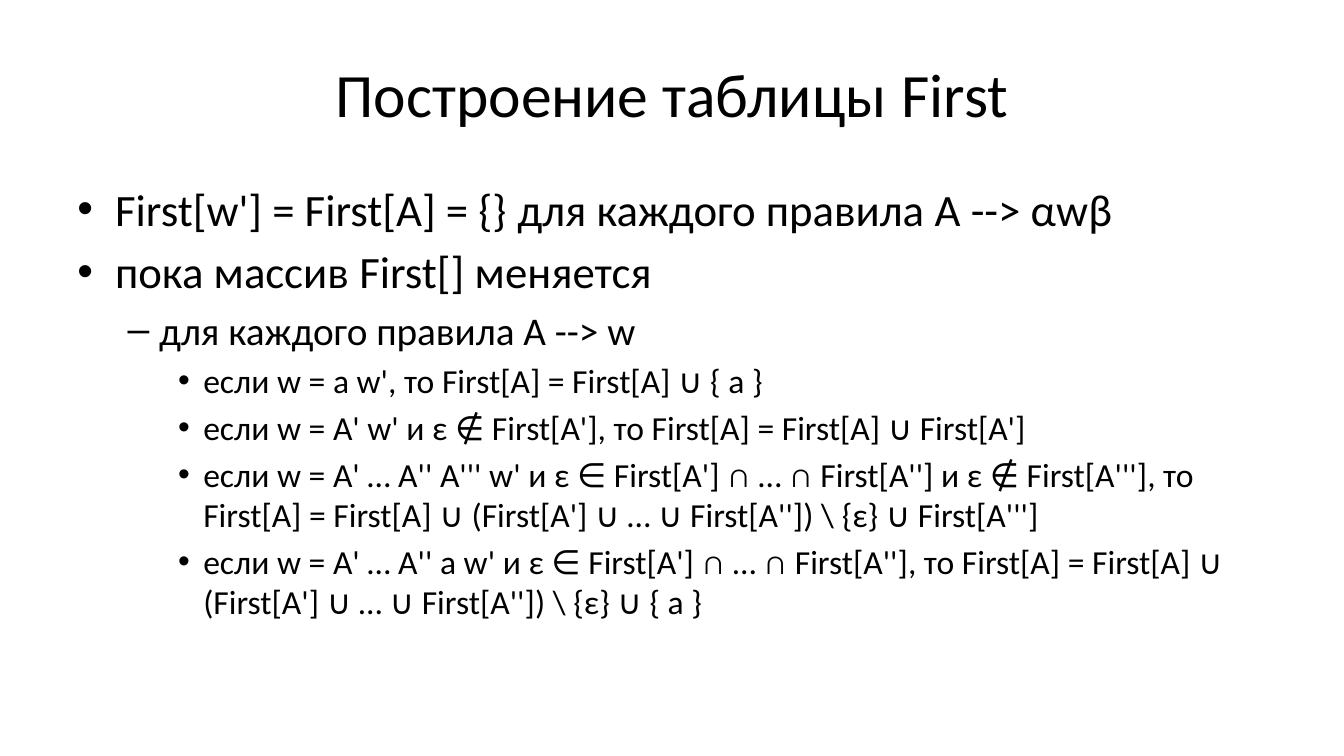
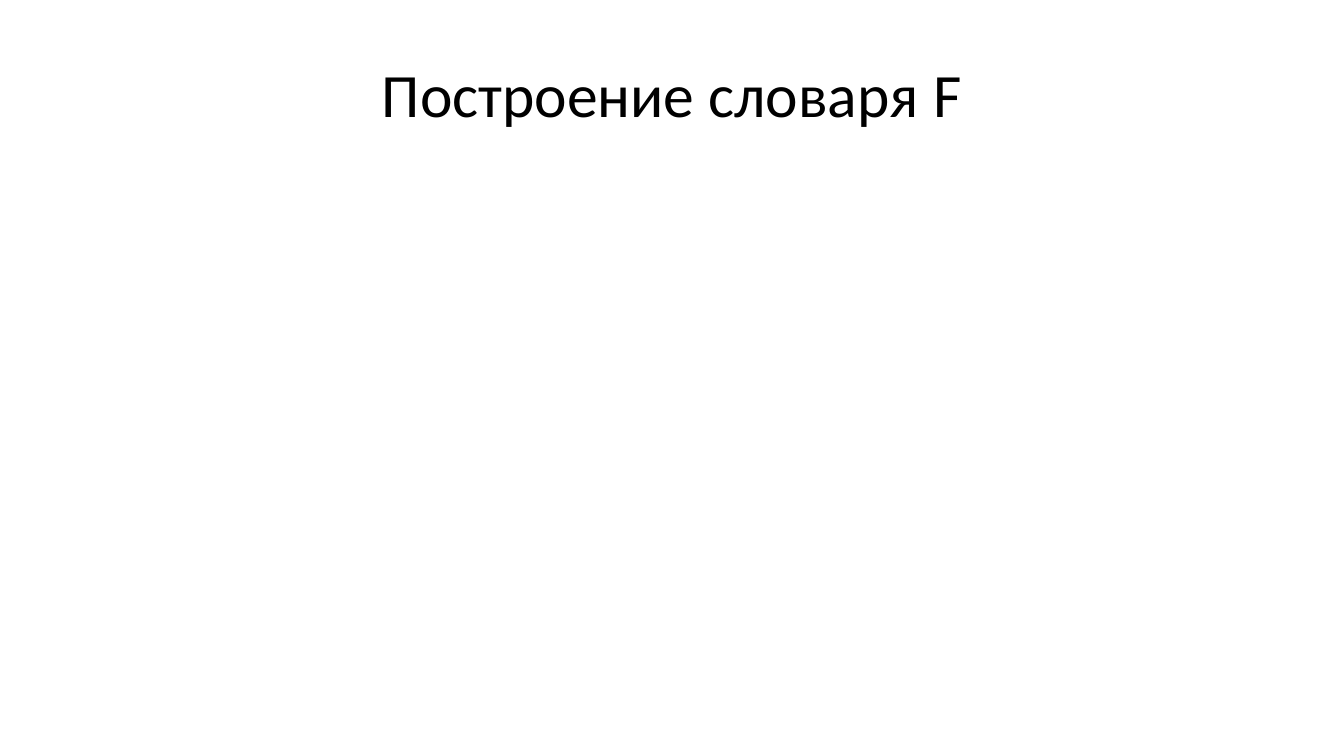
Before and after one commit to Evgueni-Petrov-aka-espetrov/Algorithms-and-Programming-in-C-pptx, a slide deck: slide 166 of 24 Элементы теории языков.pptx (slide 24 before the commit). Drawn at 1344x756 pixels with LibreOffice and Linux fonts; fonts in the diff are those of the drawing. Boxes give left, top, right and bottom in pixels: in the first picture for what was removed or moved away, otherwise in the second. Text is boxed around its words. In the diff, an @@ line names an element or a change of style, - is before the commit and + after.

Commit message:
добавил построение первого и следующего наборов и таблицы грамматики; сделал более понятный вывод в примерах

```diff
--- a/24 Элементы теории языков.pptx
+++ b/24 Элементы теории языков.pptx
@@ title at (382, 77, 962, 127): text changed @@
-Построение таблицы First
+Построение словаря F
@@ text removed at (115, 193, 1193, 619) @@
-• First[w'] = First[A] = {} для каждого правила A --> αwβ
-• пока массив First[] меняется
-  – для каждого правила A --> w
-    • если w = a w', то First[A] = First[A] ∪ { a }
-    • если w = A' w' и ε ∉ First[A'], то First[A] = First[A] ∪ First[A']
-    • если w = A' … A'' A''' w' и ε ∈ First[A'] ∩ … ∩ First[A''] и ε ∉ First[A'''], то First[A] = First[A] ∪ (First[A'] ∪ … ∪ First[A'']) \ {ε} ∪ First[A''']
-    • если w = A' … A'' a w' и ε ∈ First[A'] ∩ … ∩ First[A''], то First[A] = First[A] ∪ (First[A'] ∪ … ∪ First[A'']) \ {ε} ∪ { a }
```
Also in this commit, not shown: 24 other slides changed, 197 slides added, 2 slides removed.
